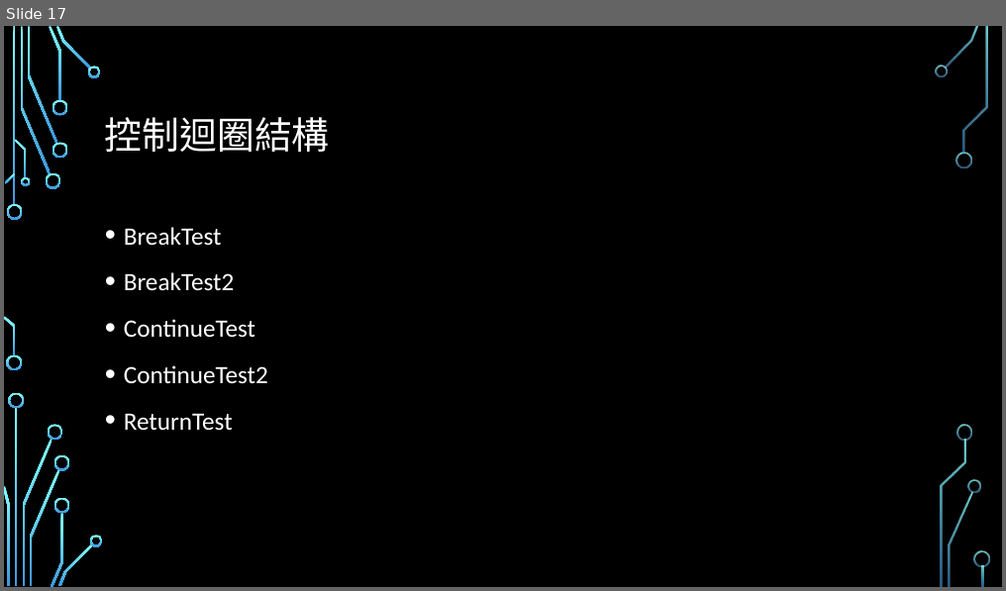
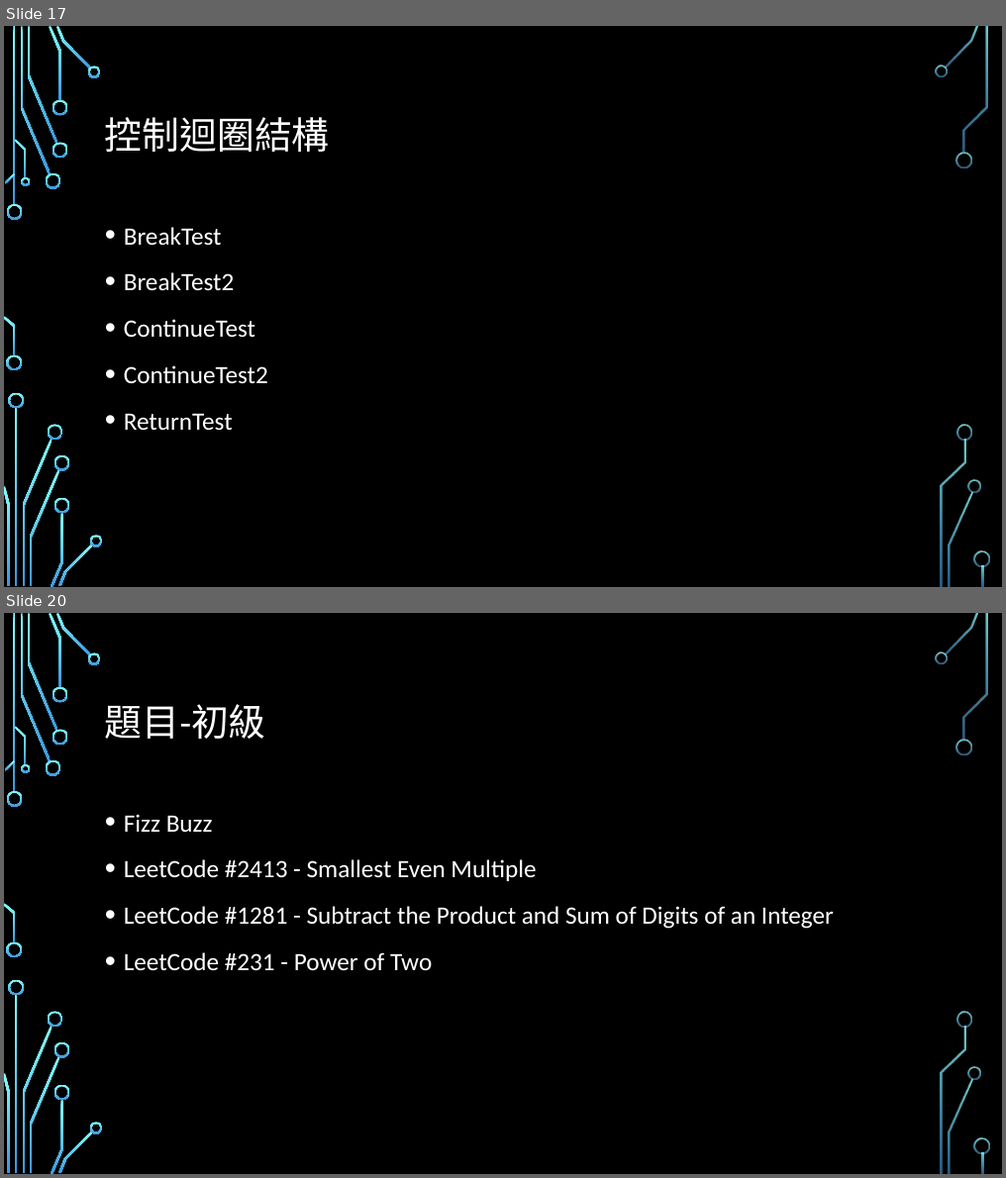
Before and after one commit to Alvin-Lo0729/ncut-java, a slide deck: doc/JAVA0123.pptx. Shown one above the other, each under a label of ours: slide 17 before the commit, slides 17 and 20 after it; the slides between them are not shown. The pictures are 1006x591 and 1006x1178 pixels, drawn with LibreOffice and Linux fonts; fonts in the diff are those of the drawing; background and template pictures are left out. Boxes give left, top, right and bottom in pixels: in the first picture for what was removed or moved away, otherwise in the second. Text is boxed around its words. In the diff, an @@ line names an element or a change of style, - is before the commit and + after.

```diff
--- a/doc/JAVA0123.pptx
+++ b/doc/JAVA0123.pptx
@@ slide 20 added at (x1=4, y1=613, x2=1002, y2=1174), background picture (left out); not listed: 36 template elements that a slide beside it also shows @@
@@ title added at (x1=105, y1=704, x2=266, y2=739), 36 pt, text #FFFFFF @@
+題目-初級
@@ text added at (x1=124, y1=814, x2=834, y2=970), 24 pt, text #FFFFFF @@
+• Fizz Buzz
+• LeetCode #2413 - Smallest Even Multiple
+• LeetCode #1281 - Subtract the Product and Sum of Digits of an Integer
+• LeetCode #231 - Power of Two
```
Also in this commit, not shown: 3 other slides added.
